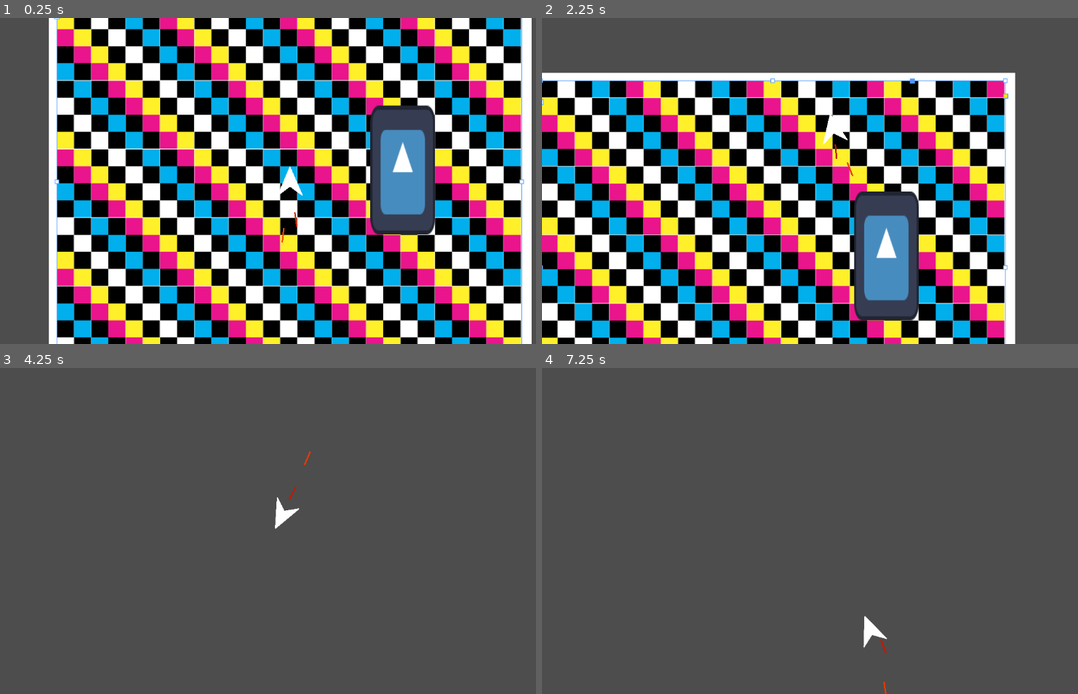
Above: before the commit, frames 1-4 (two rows, left to right).
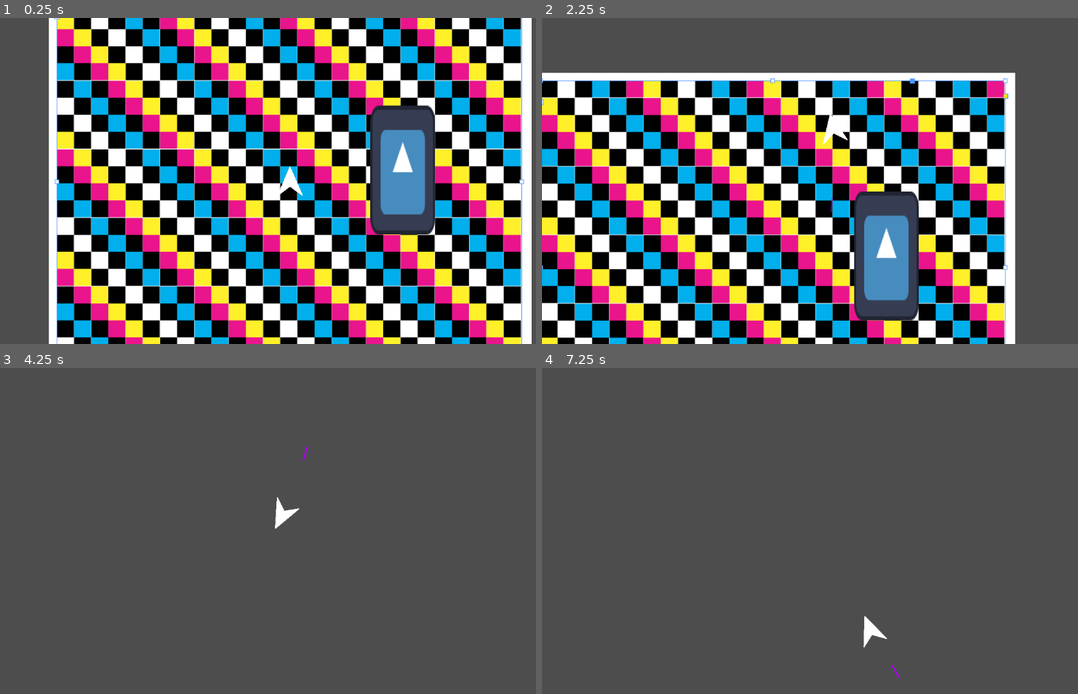
Above: after the commit, the same moments.

Repository: ParadoxArcher/Angle_Advantage
Game: Godot game, scene res://Scenes/GameScene.tscn
Two runs of this game, one before a commit and one after it. Both use one fixed random seed, a clock stepped at 60 frames per second and the inputs below. The engine's default icon, where the game draws it, is replaced by a stand-in: a white triangle on a blue panel in a dark square.
Inputs:
- Up to frame 1 (0.25 s): no input
- Up to frame 2 (2.25 s): hold D (RotateRight) 0.53-1.28 s; hold W (Boost) 0.53-1.28 s; hold S (Back) 1.28-2.03 s; tap W (Boost) at 1.35 s; hold D (RotateRight) from 2.03 s (still down); hold W (Boost) from 2.03 s (still down); tap Space (Dodge) at 2.1 s
- Up to frame 3 (4.25 s): release W (Boost) at 2.78 s; tap W (Boost) at 2.85 s; release D (RotateRight) at 3.53 s; hold A (RotateLeft) from 3.53 s (still down); hold W (Boost) from 3.53 s (still down)
- Up to frame 4 (7.25 s): release W (Boost) at 4.28 s; tap Space (Dodge) at 4.35, 6.6 s; tap W (Boost) at 4.55, 5.85 s; release A (RotateLeft) at 5.03 s; hold S (Back) 5.03-5.78 s; hold W (Boost) 5.03-5.78 s; hold D (RotateRight) from 5.78 s (still down); hold W (Boost) from 6.53 s (still down)

The runs differ from the first frame. In frame 1, less than 0.1% of the frame differs, in the area x 52-56%, y 59-70%; in frame 2, less than 0.1%; in frame 3, less than 0.1%, in the area x 53-58%, y 24-41%; in frame 4, less than 0.1%.

Commit message:
vault backup: 2025-01-18 07:51:43

Diff:
--- a/zProject Files/Godot/Scenes/Player.tscn
+++ b/zProject Files/Godot/Scenes/Player.tscn
@@ -8,8 +8,9 @@
 [ext_resource type="Texture2D" uid="uid://caa4c2i0dp1bm" path="res://Assets/Boost Particle.png" id="6_q13sk"]
 
 [sub_resource type="Gradient" id="Gradient_dosy6"]
-interpolation_mode = 2
-colors = PackedColorArray(0.729412, 0.207843, 0, 1, 1, 1, 1, 1)
+interpolation_color_space = 1
+offsets = PackedFloat32Array(0, 0.0466667, 0.226667, 0.3)
+colors = PackedColorArray(1, 1, 1, 0, 1, 1, 1, 1, 1, 1, 1, 1, 1, 1, 1, 0)
 
 [node name="Player" type="CharacterBody2D"]
 z_index = 10
@@ -49,7 +50,9 @@
 z_index = -5
 position = Vector2(-50, -0.000181)
 amount = 2
-lifetime = 0.25
+explosiveness = 0.15
+randomness = 1.0
+lifetime_randomness = 0.5
 local_coords = true
 draw_order = 1
 texture = ExtResource("6_q13sk")
@@ -59,11 +62,11 @@
 direction = Vector2(-1, 0)
 spread = 15.0
 gravity = Vector2(0, 0)
-initial_velocity_min = 700.0
-initial_velocity_max = 1000.0
+initial_velocity_min = 750.0
+initial_velocity_max = 1500.0
 radial_accel_min = 20.0
 radial_accel_max = 20.0
 scale_amount_min = 0.2
 scale_amount_max = 0.2
-color = Color(1, 0.286275, 0, 1)
+color = Color(0.677487, 0, 1, 1)
 color_ramp = SubResource("Gradient_dosy6")
--- a/zProject Files/Godot/Scripts/PlayerScript.gd
+++ b/zProject Files/Godot/Scripts/PlayerScript.gd
@@ -68,11 +68,17 @@
 		if MoveInput.y / BoostDecay[2] >= BoostDecay[0]:
 			BoostDirAmp = MoveInput.y
 			BoostDecay[0] += clampf(BoostDecay[1] * MoveInput.y, 0, MoveInput.y)
+
+			init_boost_vfx.emitting = true # VFX
 		else:
 			BoostDirAmp = BoostDecay[0] * BoostDecay[2]
 			BoostDecay[0] -= clampf(BoostDecay[1], 0, BoostDecay[0])
 
+			init_boost_vfx.emitting = false # VFX
+
 		BoostDir = Vector2(cos(rotation), sin(rotation)) * BoostDirAmp
+	else:
+		init_boost_vfx.emitting = false # VFX
 	#endregion
 
 	#region Rotation --- Defines rotation acceleration and it's momentum
@@ -121,6 +127,7 @@
 @export var DisplaySize = {"CenterGap": 30, "velLength": .5, "boost_dirLength": .35, "rota_speedLength": .5}
 @export var DisplaysActive = [false, false]
 @onready var Displays = {"velocity": $Sprites/VelDisplay, "boost_dir": $Sprites/BoostDirDisplay, "rota_speed": $Sprites/RotaSpeedDisplay}
+#endregion
 
 func _process(_delta):
 	#region Markers
@@ -150,15 +157,6 @@
 		DisplaysActive[1] = false
 	#endregion
 
-	#region VFX
-	if Input.is_action_just_pressed("Boost") and not Crashed:
-		init_boost_vfx.emitting = true
-	elif Input.is_action_just_released("Boost"):
-		init_boost_vfx.emitting = false
-
-	#init_boost_vfx.position = position + Vector2(cos(rotation), sin(rotation)) * -20
-	#init_boost_vfx.rotation = rotation
-
 func crash(CrashTimeScaler):
 	if not CrashImmunity[0]:
 		CrashImmunity[0] = true
Not shown, changed: .obsidian/workspace.json
